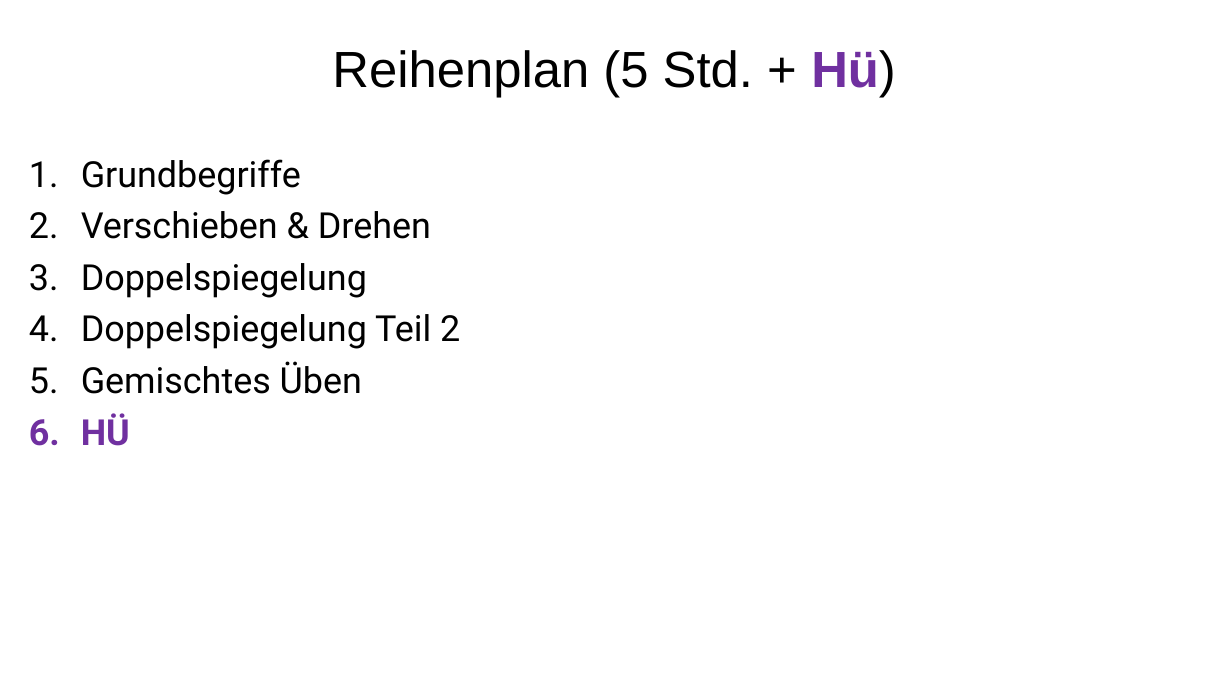
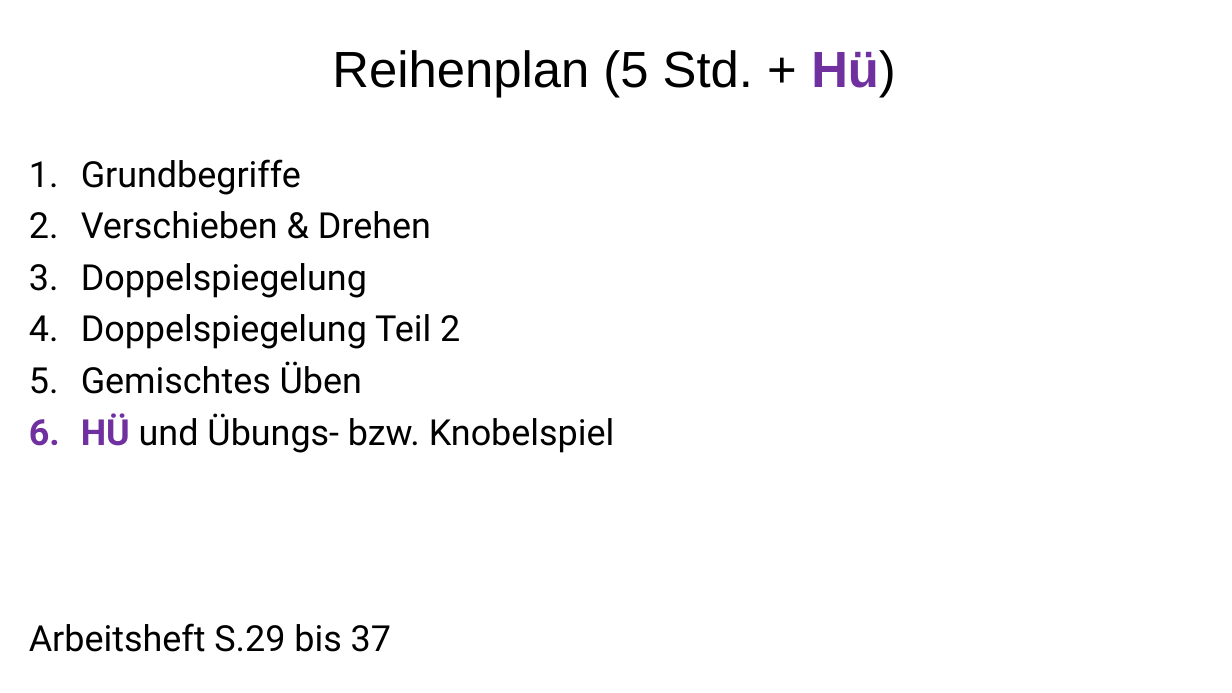
Before and after one commit to arvicodes/JohnnyMonkey, a slide deck: slide 1 of J-M-Reihen/Mathe/Klasse 7/Kap.3 - Geometrische Abbildungen/#_Reihenplan.pptx. Drawn at 1232x693 pixels with LibreOffice and Linux fonts; fonts in the diff are those of the drawing. Boxes give left, top, right and bottom in pixels: in the first picture for what was removed or moved away, otherwise in the second. Text is boxed around its words. In the diff, an @@ line names an element or a change of style, - is before the commit and + after.

```diff
--- a/J-M-Reihen/Mathe/Klasse 7/Kap.3 - Geometrische Abbildungen/#_Reihenplan.pptx
+++ b/J-M-Reihen/Mathe/Klasse 7/Kap.3 - Geometrische Abbildungen/#_Reihenplan.pptx
@@ text at (x1=29, y1=413, x2=614, y2=652): text changed; text colour #7030A0 to #000000; bold off @@
-6. HÜ
+6. HÜ und Übungs- bzw. Knobelspiel
+Arbeitsheft S.29 bis 37
```
Also in this commit, not shown: 9 slides added, 43 other files.
